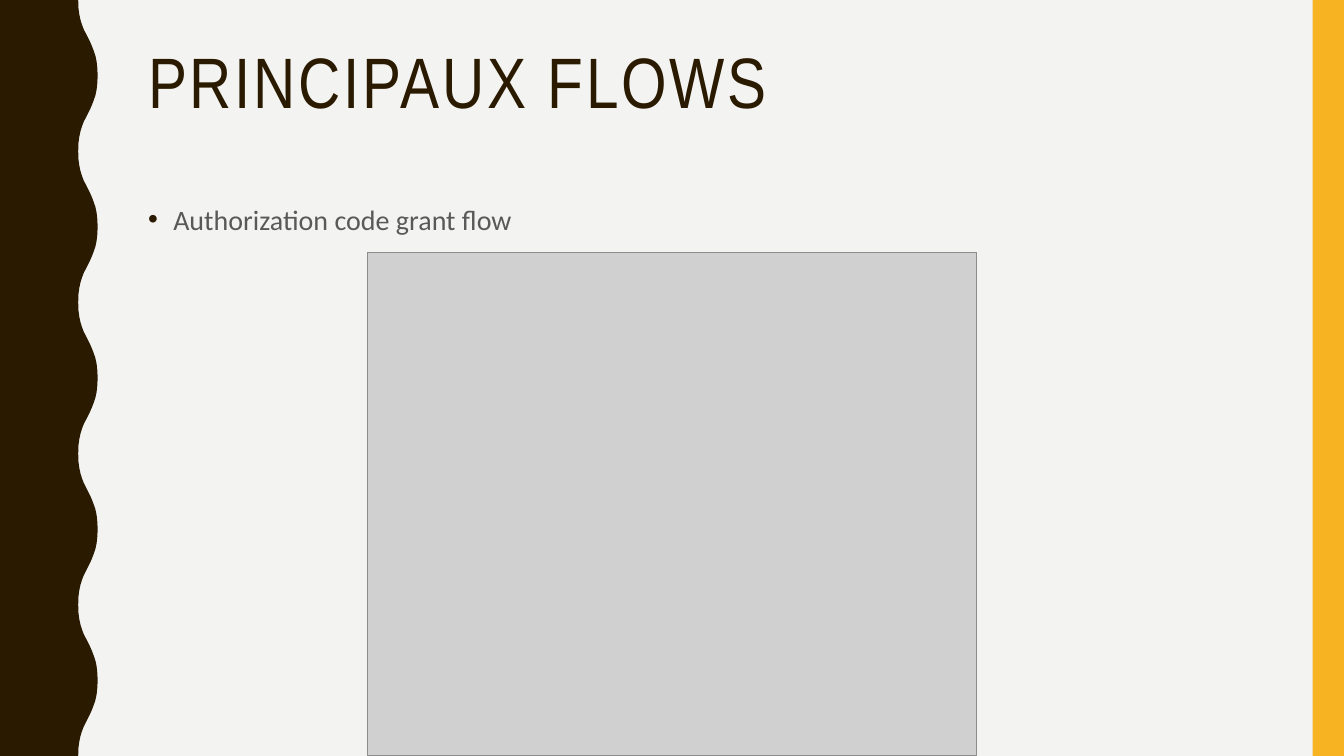
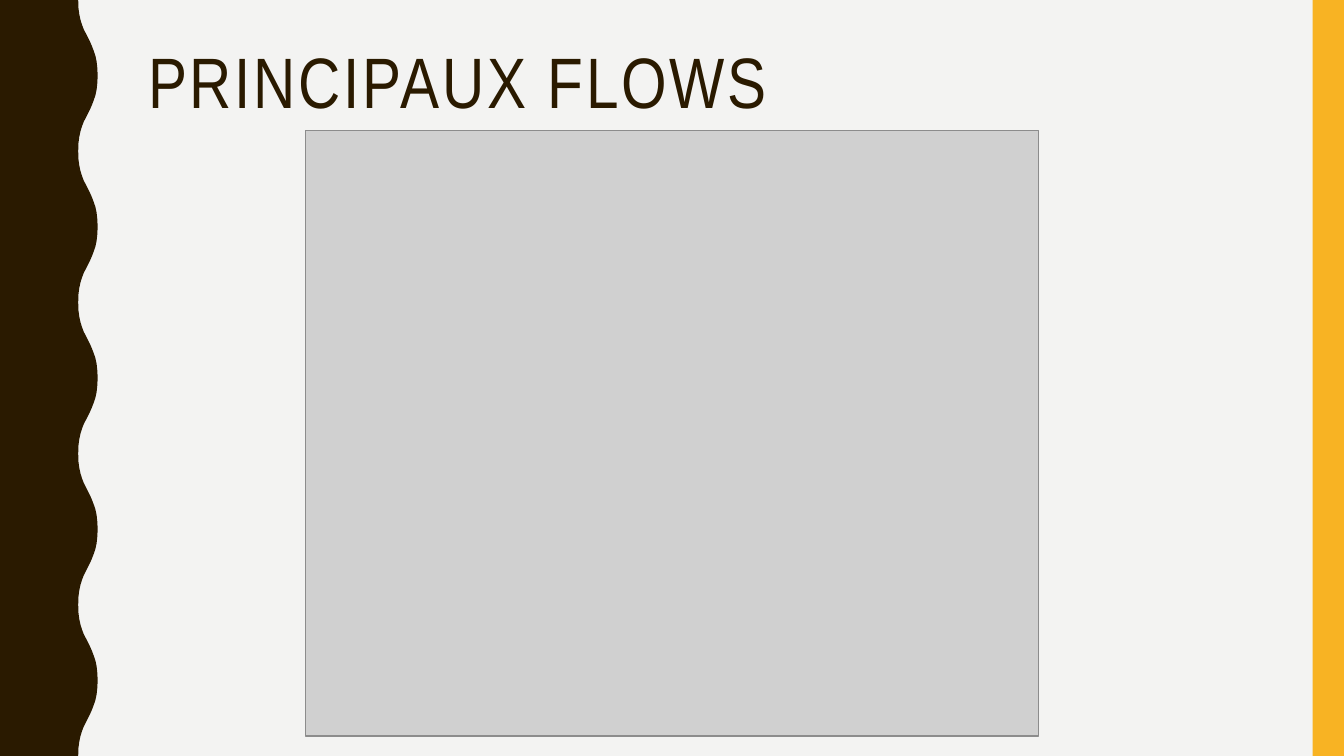
Before and after one commit to jeromefirlej/oidc-samples, a slide deck: slide 7 of Prez OIDC.pptx (slide 6 before the commit). Drawn at 1344x756 pixels with LibreOffice and Linux fonts; fonts in the diff are those of the drawing; grey boxes stand for pictures. Boxes give left, top, right and bottom in pixels: in the first picture for what was removed or moved away, otherwise in the second. Text is boxed around its words. In the diff, an @@ line names an element or a change of style, - is before the commit and + after.

```diff
--- a/Prez OIDC.pptx
+++ b/Prez OIDC.pptx
@@ picture: place and size @@
-picture at (367, 253, 977, 756)
+picture at (306, 130, 1040, 736)
@@ text removed at (173, 210, 512, 235) @@
-• Authorization code grant flow
```
Also in this commit, not shown: 5 other slides changed, 1 slide added.
